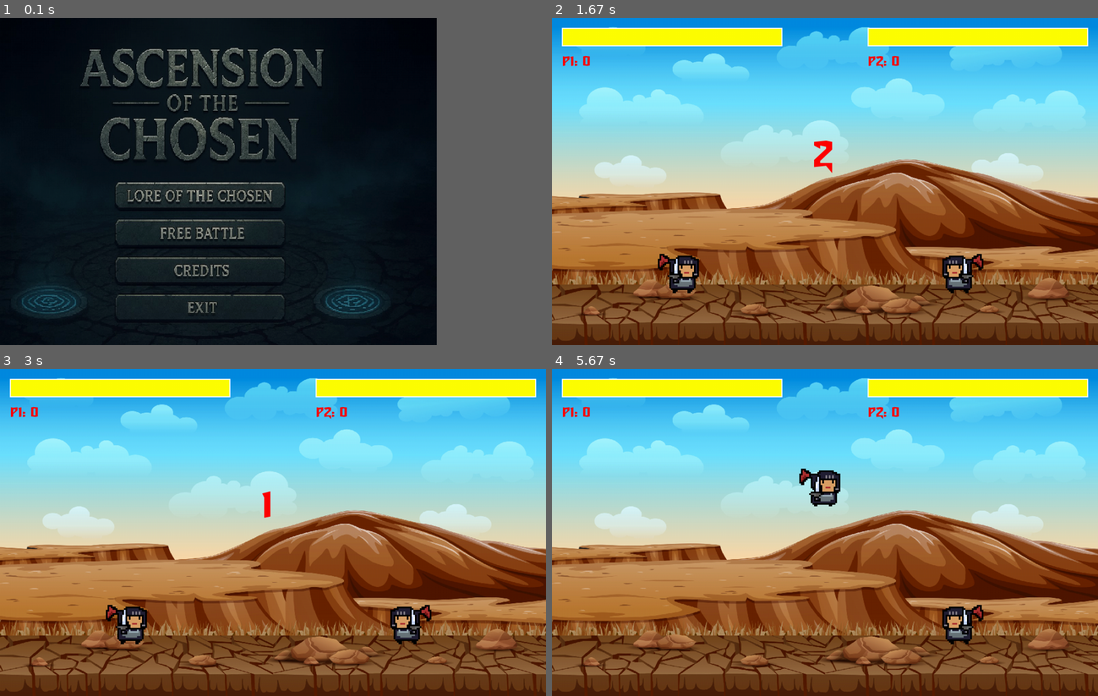
Above: before the commit, frames 1-4 (two rows, left to right).
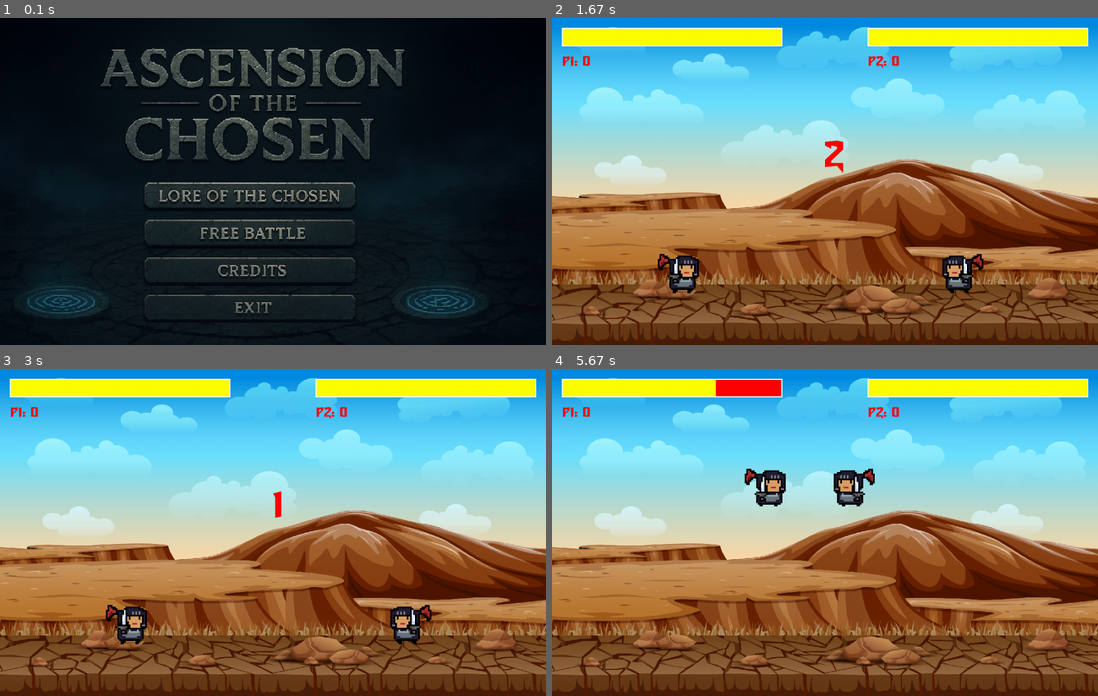
Above: after the commit, the same moments.

Repository: Xysaa/PBO-Pygame
Game: pygame game, started from main.py
Two runs of this game, one before a commit and one after it. Both use one fixed random seed, a clock stepped at 60 frames per second and the inputs below.
Inputs (mouse positions are in pixels of both pictures, inside the frame that each line leads up to):
- Up to frame 1 (0.1 s): no input
- Up to frame 2 (1.67 s): click (797, 233) at 0.38 s
- Up to frame 3 (3 s): no input
- Up to frame 4 (5.67 s): hold D 4.9-5.37 s; hold W from 5.4 s (still down)
In our replay, in frame 1 the window is 720x540 before the commit and 900x540 after it. These sizes can differ from the game's own. Grey fills any space a smaller window leaves; there, only what the larger window draws over its background counts as a difference.

The runs differ from the first frame. In frame 1, 12% of the frame differs, in the area x 4-89%, y 9-92%; in frame 2, 0.3%; in frame 3, 0.2%; in frame 4, 3.0%.

Commit message:
fix menu

Diff:
--- a/credit.py
+++ b/credit.py
@@ -1,61 +1,126 @@
+import pygame
+import os
 
-import pygame
-
+# Initialize Pygame
 pygame.init()
 
-
-screen_width = 800
-screen_height = 600
-screen = pygame.display.set_mode((screen_width, screen_height))
-pygame.display.set_caption("Story")
+# Initial window size
 
 
-white = (255, 255, 255)
-black = (0, 0, 0)
-button_color = (80, 80, 80)
-text_color = (200, 200, 200)
+# Colors
+hitam = (0, 0, 0)
+putih = (255, 255, 255)
+
+# Fonts
+font_judul = pygame.font.Font(None, 72)
+font_teks_besar = pygame.font.Font(None, 60)
+font_teks_kecil = pygame.font.Font(None, 30)
+
+# Credits text
+daftar_kredit = [
+    "TERIMA KASIH TELAH BERMAIN!",
+    " ",
+    "Pengembang utama",
+    "Daniel Calvin Simanjuntak",
+    "Danang Ridho Laksono",
+    "Garis Raya Rabbani",
+    "Arrauf Setiawan Muhammad Jabar",
+    "Stevanus Cahya anggara",
+    " ",
+    "Programmer",
+    "Daniel Calvin Simanjuntak",
+    "Garis Raya Rabbani",
+    "Arrauf Setiawan Muhammad Jabar",
+    "Stevanus Cahya anggara",
+    " ",
+    "Designer",
+    "Daniel Calvin Simanjuntak",
+    "Danang Ridho Laksono",
+    "Garis Raya Rabbani",
+    " ",
+    "Sfx",
+    "Nama Tester 1",
+    "Nama Tester 2",
+    "Nama Tester 3",
+    " ",
+    "Special Thanks To",
+    "Gemini",
+    "GPT",
+    "Claude",
+    "Blackbox",
+    "Copyright (c) 2025 Kebelet Production",
+]
+
+# Scroll position starts at bottom of screen
 
 
-font = pygame.font.Font(None, 36)
+# Scroll speed
 
-coming_soon_text = font.render("COMING SOON", True, black)
-text_rect = coming_soon_text.get_rect(center=(screen_width // 2, screen_height // 2 - 50))
+#jalankan c
+def run_credit():
+    screen_width, screen_height = 1000, 600
+    screen = pygame.display.set_mode((screen_width, screen_height), pygame.RESIZABLE)
+    pygame.display.set_caption("Credits with Scaled Background")
 
+    y_kredit = screen_height
 
-back_button_width = 200
-back_button_height = 50
-back_button_x = screen_width // 2 - back_button_width // 2
-back_button_y = screen_height - 100
-back_button_rect = pygame.Rect(back_button_x, back_button_y, back_button_width, back_button_height)
-back_button_text = font.render("Kembali ke Menu", True, text_color)
-back_button_text_rect = back_button_text.get_rect(center=back_button_rect.center)
+    kecepatan_gulir = 1
 
-def jalankan_story():
+# Load background image (replace with your actual image path
+    try:
+        background_img_original = pygame.image.load("assets/images/background/backgroundCreditScene.png").convert()
+    except Exception as e:
+        print(f"Error loading background image: {e}")
+        background_img_original = None
+
+    clock = pygame.time.Clock()
+
     running = True
     while running:
+        dt = clock.tick(60)  # Limit FPS to 60
+
         for event in pygame.event.get():
             if event.type == pygame.QUIT:
                 running = False
-            if event.type == pygame.MOUSEBUTTONDOWN:
-                if back_button_rect.collidepoint(event.pos):
-                    print("Tombol 'Kembali ke Menu' diklik!")
-                    running = False
-            if event.type == pygame.KEYDOWN:
-                if event.key == pygame.K_ESCAPE:
-                    running = False
 
-        screen.fill(white)
+            elif event.type == pygame.VIDEORESIZE:
+                # Update screen size on resize
+                screen_width, screen_height = event.w, event.h
+                screen = pygame.display.set_mode((screen_width, screen_height), pygame.RESIZABLE)
 
+        # Draw scaled background or fill black if no image
+        if background_img_original:
+            scaled_bg = pygame.transform.smoothscale(background_img_original, (screen_width, screen_height))
+            screen.blit(scaled_bg, (0, 0))
+        else:
+            screen.fill(hitam)
 
-        screen.blit(coming_soon_text, text_rect)
+        # Draw credit text, scrolling vertically
+        y_pos = y_kredit
+        for teks in daftar_kredit:
+            if teks:
+                if daftar_kredit.index(teks) == 0:  # Judul
+                    teks_render = font_judul.render(teks, True, putih)
+                elif ("Pengembang" in teks or "Programmer" in teks or "Designer" in teks or "Sfx" in teks
+                    or "Special Thanks To" in teks):
+                    teks_render = font_teks_besar.render(teks, True, putih)
+                else:
+                    teks_render = font_teks_kecil.render(teks, True, putih)
 
-        pygame.draw.rect(screen, button_color, back_button_rect)
-        screen.blit(back_button_text, back_button_text_rect)
+                teks_rect = teks_render.get_rect(center=(screen_width // 2, int(y_pos)))
+                screen.blit(teks_render, teks_rect)
+                y_pos += teks_rect.height + 10
 
+        # Update credit scroll position
+        y_kredit -= kecepatan_gulir
+
+        # Reset scroll when all text is above screen
+        if y_pos < 0:
+            y_kredit = screen_height
 
         pygame.display.flip()
 
-    pygame.quit()
 
-if __name__ == '__main__':
-    jalankan_story()
+
+if __name__ == "__main__":
+    run_credit()
--- a/freebattle.py
+++ b/freebattle.py
@@ -1,42 +1,27 @@
 import pygame
+import sys
 from pygame import mixer
 from fighter import Warrior, Wizard
 
+# Init
+pygame.init()
 mixer.init()
-pygame.init()
 
-# Create game window
-SCREEN_WIDTH = 1000
-SCREEN_HEIGHT = 600
+
+# Screen
+SCREEN_WIDTH, SCREEN_HEIGHT = 1000, 600
 screen = pygame.display.set_mode((SCREEN_WIDTH, SCREEN_HEIGHT))
-pygame.display.set_caption("Brawler")
+pygame.display.set_caption("Ascension of the Chosen")
 
-clock = pygame.time.Clock()
-FPS = 60
-
-# Colors
+# Colors & Fonts
+WHITE = (255, 255, 255)
 RED = (255, 0, 0)
 YELLOW = (255, 255, 0)
-WHITE = (255, 255, 255)
+FONT = pygame.font.Font("assets/fonts/turok.ttf", 32)
+COUNT_FONT = pygame.font.Font("assets/fonts/turok.ttf", 80)
+SCORE_FONT = pygame.font.Font("assets/fonts/turok.ttf", 30)
 
-# Game vars
-intro_count = 3
-last_count_update = pygame.time.get_ticks()
-score = [0, 0]
-round_over = False
-ROUND_OVER_COOLDOWN = 2000
-
-# Fighter config
-WARRIOR_SIZE = [48, 48]
-WARRIOR_SCALE = 3
-WARRIOR_OFFSET = [10, -25]
-WARRIOR_DATA = [*WARRIOR_SIZE, WARRIOR_SCALE, WARRIOR_OFFSET]
-WIZARD_SIZE = [48, 48]
-WIZARD_SCALE = 3
-WIZARD_OFFSET = [10, -25]
-WIZARD_DATA = [*WIZARD_SIZE, WIZARD_SCALE, WIZARD_OFFSET]
-
-# Assets
+# Audio
 pygame.mixer.music.load("assets/audio/music.mp3")
 pygame.mixer.music.set_volume(0.5)
 pygame.mixer.music.play(-1, 0.0, 5000)
@@ -45,20 +30,20 @@
 magic_fx = pygame.mixer.Sound("assets/audio/magic.wav")
 magic_fx.set_volume(0.75)
 
+# Assets
 bg_image = pygame.image.load("assets/images/background/background.jpg").convert_alpha()
 victory_img = pygame.image.load("assets/images/icons/victory.png").convert_alpha()
 warrior_sheet = pygame.image.load("assets/images/warrior/Sprites/warrior4r.png").convert_alpha()
 wizard_sheet = pygame.image.load("assets/images/warrior/Sprites/warrior4r.png").convert_alpha()
 
-# Animation steps
+# Config
+WARRIOR_DATA = [48, 48, 3, [10, -25]]
+WIZARD_DATA = [48, 48, 3, [10, -25]]
 WARRIOR_ANIM = [10, 8, 1, 7, 7, 3, 7]
 WIZARD_ANIM = [10, 8, 1, 7, 7, 3, 7]
 
-# Text funcs
-font_large = pygame.font.Font("assets/fonts/turok.ttf", 80)
-font_med = pygame.font.Font("assets/fonts/turok.ttf", 30)
-
-def draw_text(text, font, color, x, y):
+# UI funcs
+def draw_text(text, x, y, color=WHITE, font=FONT):
     img = font.render(text, True, color)
     screen.blit(img, (x, y))
 
@@ -71,54 +56,83 @@
     pygame.draw.rect(screen, RED, (x, y, 400, 30))
     pygame.draw.rect(screen, YELLOW, (x, y, 400 * ratio, 30))
 
-# Create fighters
-fighter_1 = Warrior(1, 200, 400, False, WARRIOR_DATA, warrior_sheet, WARRIOR_ANIM, sword_fx, SCREEN_HEIGHT, is_bot=False)
-fighter_2 = Wizard(2, 700, 400, True, WIZARD_DATA, wizard_sheet, WIZARD_ANIM, magic_fx, SCREEN_HEIGHT, is_bot=False)
+def show_dialogue(lines):
+    for line in lines:
+        screen.fill((0, 0, 0))
+        draw_text(line, 50, SCREEN_HEIGHT // 2)
+        pygame.display.update()
+        wait_for_key()
 
-# Game loop
-run = True
-while run:
-    clock.tick(FPS)
-    draw_bg()
-    draw_health_bar(fighter_1.health, 20, 20)
-    draw_health_bar(fighter_2.health, 580, 20)
-    draw_text(f"P1: {score[0]}", font_med, RED, 20, 60)
-    draw_text(f"P2: {score[1]}", font_med, RED, 580, 60)
+def wait_for_key():
+    while True:
+        for event in pygame.event.get():
+            if event.type == pygame.QUIT:
+                pygame.quit()
+                sys.exit()
+            if event.type == pygame.KEYDOWN:
+                return
 
-    if intro_count <= 0:
-        fighter_1.move(SCREEN_WIDTH, SCREEN_HEIGHT, screen, fighter_2, round_over)
-        fighter_2.move(SCREEN_WIDTH, SCREEN_HEIGHT, screen, fighter_1, round_over)
-    else:
-        draw_text(str(intro_count), font_large, RED, SCREEN_WIDTH/2 - 20, SCREEN_HEIGHT/3)
-        if (pygame.time.get_ticks() - last_count_update) >= 1000:
-            intro_count -= 1
-            last_count_update = pygame.time.get_ticks()
+# Battle
+def start_battle():
 
-    fighter_1.update()
-    fighter_2.update()
-    fighter_1.draw(screen)
-    fighter_2.draw(screen)
+    clock = pygame.time.Clock()
+    FPS = 60
+    intro_count = 3
+    last_count_update = pygame.time.get_ticks()
+    round_over = False
+    ROUND_OVER_COOLDOWN = 2000
+    score = [0, 0]
 
-    if not round_over:
-        if not fighter_1.alive:
-            score[1] += 1
-            round_over = True
-            round_over_time = pygame.time.get_ticks()
-        elif not fighter_2.alive:
-            score[0] += 1
-            round_over = True
-            round_over_time = pygame.time.get_ticks()
-    else:
-        screen.blit(victory_img, (360, 150))
-        if pygame.time.get_ticks() - round_over_time > ROUND_OVER_COOLDOWN:
-            round_over = False
-            intro_count = 3
-            fighter_1 = Warrior(1, 200, 400, False, WARRIOR_DATA, warrior_sheet, WARRIOR_ANIM, sword_fx, SCREEN_HEIGHT, is_bot=False)
-            fighter_2 = Wizard(2, 700, 400, True, WIZARD_DATA, wizard_sheet, WIZARD_ANIM, magic_fx, SCREEN_HEIGHT, is_bot=False)
+    fighter_1 = Warrior(1, 200, 400, False, WARRIOR_DATA, warrior_sheet, WARRIOR_ANIM, sword_fx, SCREEN_HEIGHT, is_bot=False)
+    fighter_2 = Wizard(2, 700, 400, True, WIZARD_DATA, wizard_sheet, WIZARD_ANIM, magic_fx, SCREEN_HEIGHT, is_bot=True)
 
-    for event in pygame.event.get():
-        if event.type == pygame.QUIT:
-            run = False
-    pygame.display.update()
+    run = True
+    while run:
+        clock.tick(FPS)
+        draw_bg()
+        draw_health_bar(fighter_1.health, 20, 20)
+        draw_health_bar(fighter_2.health, 580, 20)
+        draw_text(f"P1: {score[0]}", 20, 60, RED, SCORE_FONT)
+        draw_text(f"P2: {score[1]}", 580, 60, RED, SCORE_FONT)
 
-pygame.quit()
+        if intro_count <= 0:
+            fighter_1.move(SCREEN_WIDTH, SCREEN_HEIGHT, screen, fighter_2, round_over)
+            fighter_2.move(SCREEN_WIDTH, SCREEN_HEIGHT, screen, fighter_1, round_over)
+        else:
+            draw_text(str(intro_count), SCREEN_WIDTH // 2, SCREEN_HEIGHT // 3, RED, COUNT_FONT)
+            if (pygame.time.get_ticks() - last_count_update) >= 1000:
+                intro_count -= 1
+                last_count_update = pygame.time.get_ticks()
+
+        fighter_1.update()
+        fighter_2.update()
+        fighter_1.draw(screen)
+        fighter_2.draw(screen)
+
+        if not round_over:
+            if not fighter_1.alive:
+                score[1] += 1
+                round_over = True
+                round_over_time = pygame.time.get_ticks()
+            elif not fighter_2.alive:
+                score[0] += 1
+                round_over = True
+                round_over_time = pygame.time.get_ticks()
+        else:
+            screen.blit(victory_img, (360, 150))
+            if pygame.time.get_ticks() - round_over_time > ROUND_OVER_COOLDOWN:
+                run = False
+
+        for event in pygame.event.get():
+            if event.type == pygame.QUIT:
+                pygame.mixer.music.stop()
+                pygame.quit()
+                sys.exit()
+
+        pygame.display.update()
+
+# Story sequence
+
+
+if __name__ == "__main__":
+    pass
--- a/main.py
+++ b/main.py
@@ -1,32 +1,30 @@
 import pygame
-import subprocess
-
-
+import story
+import freebattle
+import credit
 pygame.init()
 
-
-screen_width = 800
+# Ukuran awal jendela
+screen_width= 1000
 screen_height = 600
-screen = pygame.display.set_mode((screen_width, screen_height))
+screen = pygame.display.set_mode((screen_width, screen_height), pygame.RESIZABLE)
 pygame.display.set_caption("Menu Utama")
-
 
 try:
     background_image = pygame.image.load("assets/images/background/background_main_menu.jpeg").convert()
-    background_image = pygame.transform.scale(background_image, (screen_width, screen_height))
-
 except pygame.error as e:
     print(f"Error loading background image: {e}")
     background_color = (50, 50, 50)
     background_image = pygame.Surface((screen_width, screen_height))
     background_image.fill(background_color)
 
+fullscreen = False
 
 button_data = [
-    {"text": "LORE OF THE CHOSEN", "x": 207, "y": 305, "width": 315, "height": 40, "action": "story"},
-    {"text": "FREE BATTLE", "x": 207, "y": 375, "width": 315, "height": 40, "action": "free_battle"},
-    {"text": "CREDITS", "x": 207, "y": 445, "width": 315, "height": 40, "action": "credits"},
-    {"text": "EXIT", "x": 207, "y": 515, "width": 315, "height": 40, "action": "exit"}
+    {"text": "LORE OF THE CHOSEN", "x": 258.75, "y": 305, "width": 393.75, "height": 40, "action": "story"},
+    {"text": "FREE BATTLE", "x": 258.75, "y": 375, "width": 393.75, "height": 40, "action": "free_battle"},
+    {"text": "CREDITS", "x": 258.75, "y": 445, "width": 393.75, "height": 40, "action": "credits"},
+    {"text": "EXIT", "x": 258.75, "y": 515, "width": 393.75, "height": 40, "action": "exit"}
 ]
 
 buttons = []
@@ -37,44 +35,50 @@
 # Loop utama
 running = True
 while running:
+
     for event in pygame.event.get():
+        pygame.mixer_music.stop()
         if event.type == pygame.QUIT:
+
             running = False
+
+        if event.type == pygame.VIDEORESIZE:
+            lebar_layar, tinggi_layar = event.size
+            screen = pygame.display.set_mode((lebar_layar, tinggi_layar), pygame.RESIZABLE)
+            skala_x = lebar_layar / screen_width
+            skala_y = tinggi_layar / screen_height
+            buttons = []
+
+            for data in button_data:
+                rect = pygame.Rect(int(data["x"] * skala_x), int(data["y"] * skala_y),
+                                   int(data["width"] * skala_x), int(data["height"] * skala_y))
+                buttons.append({"rect": rect, "action": data["action"]})
+
+        if event.type == pygame.KEYDOWN:
+            if event.key == pygame.K_F11:
+                fullscreen = not fullscreen
+                if fullscreen:
+                    screen = pygame.display.set_mode((pygame.display.Info().current_w, pygame.display.Info().current_h), pygame.FULLSCREEN)
+                else:
+                    screen = pygame.display.set_mode((screen_width, screen_height), pygame.RESIZABLE)
+
+
         if event.type == pygame.MOUSEBUTTONDOWN:
             mouse_pos = event.pos
             for button in buttons:
                 if button["rect"].collidepoint(mouse_pos):
-                    print(f"Tombol dengan aksi '{button['action']}' diklik!")
                     if button["action"] == "story":
-                        try:
-                            subprocess.Popen(["python", "story.py"])
-
-                        except FileNotFoundError:
-                            print("Error: File 'story.py' tidak ditemukan!")
-                        except Exception as e:
-                            print(f"Error menjalankan 'story.py': {e}")
-                    elif button["action"] == "free_battle":
-                        try:
-                            subprocess.Popen(["python", "freebattle.py"])
-                            # JANGAN SET running = False DI SINI
-                        except FileNotFoundError:
-                            print("Error: File 'freebattle.py' tidak ditemukan!")
-                        except Exception as e:
-                            print(f"Error menjalankan 'freebattle.py': {e}")
+                        pygame.mixer_music.play(-1)
+                        story.main_story()  # Memanggil fungsi main_story dari modul story
+                    if button["action"] == "free_battle":
+                        pygame.mixer_music.play(-1)
+                        freebattle.start_battle() # Memanggil fungsi main dari modul freebattle
                     elif button["action"] == "credits":
-                        try:
-                            subprocess.Popen(["python", "credit.py"])
-
-                        except FileNotFoundError:
-                            print("Error: File 'credit.py' tidak ditemukan!")
-                        except Exception as e:
-                            print(f"Error menjalankan 'credit.py': {e}")
+                        credit.run_credit()      # Memanggil fungsi main dari modul credit
                     elif button["action"] == "exit":
                         running = False
-
-
-    screen.blit(background_image, (0, 0))
-
+    scaled_background = pygame.transform.scale(background_image, (screen.get_width(), screen.get_height()))
+    screen.blit(scaled_background, (0, 0))
 
     pygame.display.flip()
 
--- a/story.py
+++ b/story.py
@@ -6,6 +6,7 @@
 # Init
 pygame.init()
 mixer.init()
+
 
 # Screen
 SCREEN_WIDTH, SCREEN_HEIGHT = 1000, 600
@@ -73,6 +74,7 @@
 
 # Battle
 def start_battle():
+
     clock = pygame.time.Clock()
     FPS = 60
     intro_count = 3
@@ -123,6 +125,7 @@
 
         for event in pygame.event.get():
             if event.type == pygame.QUIT:
+                pygame.mixer.music.stop()
                 pygame.quit()
                 sys.exit()
 
@@ -130,6 +133,7 @@
 
 # Story sequence
 lore_chapters = [
+
     [
         "Bab 1: Awal Kebangkitan",
         "Dunia Aetherion pernah damai, hingga Celestial Seal rusak...",
@@ -151,7 +155,10 @@
     ]
 ]
 
-def main():
+
+def main_story():
+
+
     for chapter in lore_chapters:
         show_dialogue(chapter)
         start_battle()
@@ -161,4 +168,4 @@
     ])
 
 if __name__ == "__main__":
-    main()
+    pass
